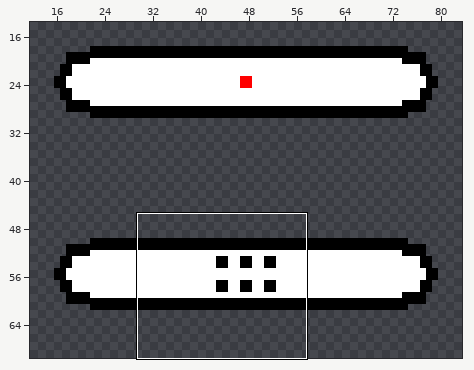
Pixel-art file: Tanyao/assets/Sprite-0002.aseprite. The picture above shows the old version from afar; the outline marks the close-up.
Close-up. Old version:
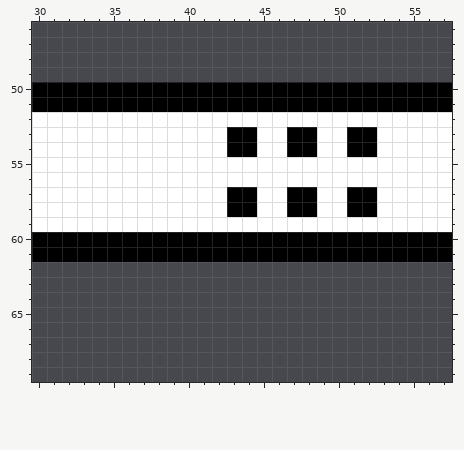
600x500 pixels, 1 frame. Shown: x 30..57, y 46..69. The wide view leaves out empty margins.
After:
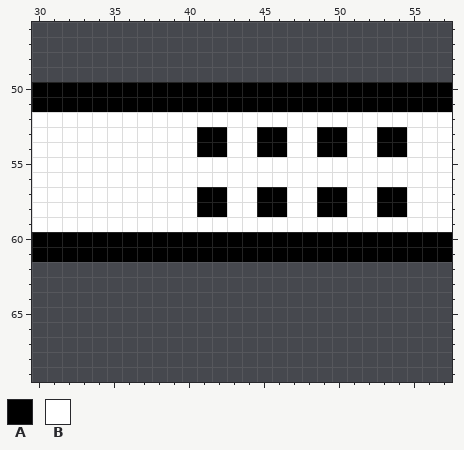
Palette (. is transparent): A #000000  B #ffffff
Log entry: feat: update sprite for honba counter
From old to new:
Changed rows in their new state; - is an unchanged pixel.
Layer "honbadot":
first column x 41:
53 AABBAABBAABBAA
54 AABBAABBAABBAA
57 AABBAABBAABBAA
58 AABBAABBAABBAA
Changed places in both close-ups, as pixel boxes (x1, y1, x2, y2):
changed: (197, 127, 407, 217)
